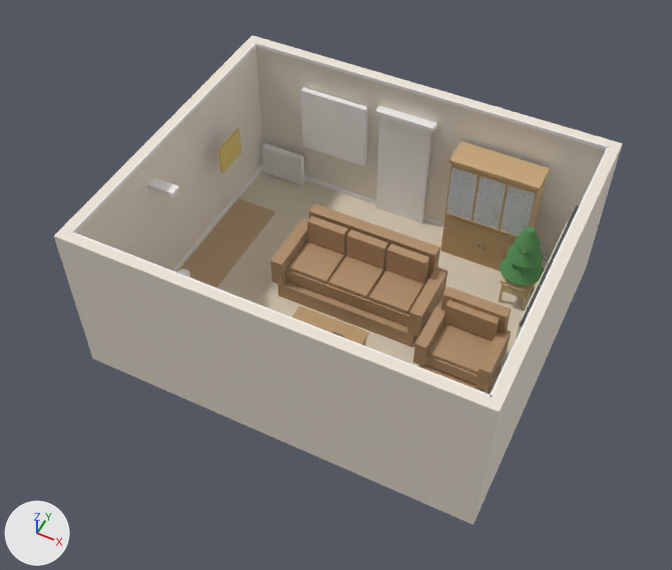
The Blender file blend/42898486.blend, before and after one commit.
Both versions are drawn from a 50 mm camera at (7.17, -6.35, 11.57) aimed at (2.94, 2.11, 1.0). Lighting does not change. The marker at lower left points along +X, +Y and +Z. The first picture is the older version.

In view in the first picture: 'Baseboard_Left', 'Cabinet_Crown', 'Crown_Back', 'Floor', 'FrenchDoor_F_Panel', 'HardwoodFloor_Strip', 'Lamp_Shade', 'Sofa_Back', 'Sofa_Base', 'Tree_Layer_1', 'Tree_Layer_2', 'Tree_Layer_3', 'Wall_Back', 'Wall_Front', 'Wall_Left', 'Wall_Right', 'Window_F_Frame' and 43 more.
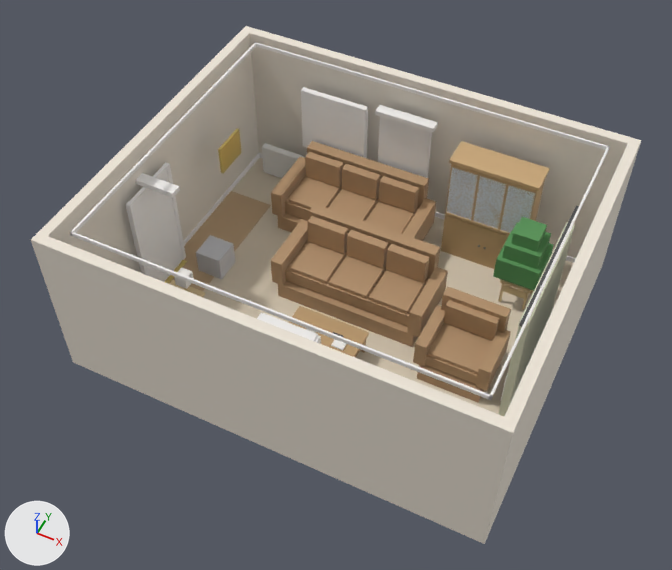
What differs and where, as boxes (x1, y1, x2, y2) in the pictures (672 x 570 px):
'Wall_Back', moved, rescaled (8% wider): before (54, 229, 504, 524); after (31, 232, 518, 544)
'Wall_Front', moved, rescaled (7% wider): before (248, 35, 622, 274); after (241, 26, 641, 268)
'Wall_Left', moved, rescaled (9% wider): before (61, 40, 263, 271); after (39, 31, 259, 273)
'Wall_Right', moved, rescaled: before (478, 147, 620, 513); after (489, 144, 638, 532)
'SofaDup2_Back', added (brown): after (307, 141, 429, 210)
'StoolAdd3', added: after (196, 235, 235, 280)
'Tree_Layer_1', reshaped, rescaled: before (499, 256, 544, 286); after (493, 231, 554, 291)
'SofaDup2_Cushion_1', added (brown): after (289, 177, 341, 210)
'SofaDup2_BackCushion_3', added (brown): after (379, 176, 419, 213)
'SofaDup2_BackCushion_2', added (brown): after (342, 164, 381, 200)
'Baseboard_Left', moved: before (173, 164, 263, 272); after (183, 153, 260, 246)
'SofaDup2_Arm_L', added (brown): after (271, 157, 306, 217)
'SofaDup2_BackCushion_1', added (brown): after (305, 152, 343, 187)
'Tree_Layer_2', reshaped, rescaled: before (507, 243, 543, 268); after (502, 222, 551, 269)
'SofaDup2_Cushion_3', added (brown): after (366, 201, 415, 234)
'SofaDup2_Cushion_2', added (brown): after (329, 189, 378, 221)
'Tree_Layer_3', reshaped, rescaled: before (514, 226, 540, 252); after (511, 217, 547, 252)
'SofaDup2_Arm_R', added (brown): after (403, 198, 436, 241)
'SofaDup2_Seat', added (mostly hidden): after (285, 175, 417, 221)
'SofaDup2_Base', added: after (277, 213, 307, 233)
part 1 of me_cylinder_001, cut back: before (177, 269, 191, 278); after (174, 267, 194, 289)
'FrenchDoor_L_Panel', unchanged, uncovered by the edit: after (130, 166, 183, 282)
'Curtain', unchanged, uncovered by the edit: before (515, 222, 568, 341); after (498, 222, 575, 416)

The change, as a diff of the scene's bpy script:
```diff
--- a/blend/42898486.blend.py
+++ b/blend/42898486.blend.py
@@ me_cylinder_001 @@
-me_cylinder_001.from_pydata(...)  # 64 vertices, 34 faces; spans x -0.1..0.1, y -0.1..0.1, z -0.1..0.1
+me_cylinder_001.from_pydata(...)  # 8 vertices, 6 faces; spans x -0.5..0.5, y -0.5..0.5, z -0.5..0.5
+# me_cylinder_001 part 1: the whole mesh is rebuilt
 me_cylinder_001.materials.append(mat_lampshade_material)
@@ me_cone @@
-me_cone.from_pydata(...)  # 64 vertices, 34 faces; spans x -0.35..0.35, y -0.35..0.35, z -0.2..0.2
+me_cone.from_pydata(...)  # 8 vertices, 6 faces; spans x -0.5..0.5, y -0.5..0.5, z -0.5..0.5
+# me_cone part 2: the whole mesh is rebuilt
 me_cone.materials.append(mat_treegreen_material)
@@ me_cone_001 @@
-me_cone_001.from_pydata(...)  # 64 vertices, 34 faces; spans x -0.28..0.28, y -0.28..0.28, z -0.175..0.175
+me_cone_001.from_pydata(...)  # 8 vertices, 6 faces; spans x -0.5..0.5, y -0.5..0.5, z -0.5..0.5
+# me_cone_001 part 3: the whole mesh is rebuilt
 me_cone_001.materials.append(mat_treegreen_material)
@@ me_cone_002 @@
-me_cone_002.from_pydata(...)  # 64 vertices, 34 faces; spans x -0.2..0.2, y -0.2..0.2, z -0.15..0.15
+me_cone_002.from_pydata(...)  # 8 vertices, 6 faces; spans x -0.5..0.5, y -0.5..0.5, z -0.5..0.5
+# me_cone_002 part 4: the whole mesh is rebuilt
 me_cone_002.materials.append(mat_treegreen_material)
@@ ob_baseboard_left @@
 ob_baseboard_left = bpy.data.objects.new('Baseboard_Left', me_cube_104)
-ob_baseboard_left.location = (0.01, 2.5, 0.05)
+ob_baseboard_left.location = (-0.21, 2.5, 0.05)
@@ ob_wall_back @@
 ob_wall_back = bpy.data.objects.new('Wall_Back', me_cube_002)
-ob_wall_back.location = (3.0, -0.07, 1.35)
+ob_wall_back.location = (3.0, -0.27, 1.35)
+ob_wall_back.scale = (1.07, 1.07, 1.0)
@@ ob_wall_front @@
 ob_wall_front = bpy.data.objects.new('Wall_Front', me_cube_003)
-ob_wall_front.location = (3.0, 5.08, 1.35)
+ob_wall_front.location = (3.0, 5.27, 1.35)
+ob_wall_front.scale = (1.07, 1.07, 1.0)
@@ ob_wall_left @@
 ob_wall_left = bpy.data.objects.new('Wall_Left', me_cube_004)
-ob_wall_left.location = (-0.07, 2.5, 1.35)
+ob_wall_left.location = (-0.3, 2.5, 1.35)
+ob_wall_left.scale = (1.07, 1.07, 1.0)
@@ ob_wall_right @@
 ob_wall_right = bpy.data.objects.new('Wall_Right', me_cube_005)
-ob_wall_right.location = (6.08, 2.5, 1.35)
+ob_wall_right.location = (6.3, 2.5, 1.35)
+ob_wall_right.scale = (1.07, 1.07, 1.0)
@@ ob_tree_layer_1 @@
 ob_tree_layer_1.location = (5.3, 4.0, 0.87)
+ob_tree_layer_1.scale = (0.7, 0.7, 0.4)
@@ ob_tree_layer_2 @@
 ob_tree_layer_2.location = (5.3, 4.0, 1.17)
+ob_tree_layer_2.scale = (0.56, 0.56, 0.35)
@@ ob_tree_layer_3 @@
 ob_tree_layer_3.location = (5.3, 4.0, 1.42)
+ob_tree_layer_3.scale = (0.4, 0.4, 0.3)
@@ ob_sofadup2_seat @@
+ob_sofadup2_seat = bpy.data.objects.new('SofaDup2_Seat', me_cube_026.copy())  # the mesh of ob_sofa_seat
+ob_sofadup2_seat.location = (2.23, 4.19, 0.45)
@@ ob_sofadup2_cushion_3 @@
+ob_sofadup2_cushion_3 = bpy.data.objects.new('SofaDup2_Cushion_3', me_cube_033.copy())  # the mesh of ob_sofa_cushion_3
+ob_sofadup2_cushion_3.location = (2.93, 4.14, 0.6)
@@ ob_sofadup2_cushion_2 @@
+ob_sofadup2_cushion_2 = bpy.data.objects.new('SofaDup2_Cushion_2', me_cube_033.copy())  # the mesh of ob_sofa_cushion_3
+ob_sofadup2_cushion_2.location = (2.23, 4.14, 0.6)
@@ ob_sofadup2_cushion_1 @@
+ob_sofadup2_cushion_1 = bpy.data.objects.new('SofaDup2_Cushion_1', me_cube_033.copy())  # the mesh of ob_sofa_cushion_3
+ob_sofadup2_cushion_1.location = (1.53, 4.14, 0.6)
@@ ob_sofadup2_base @@
+ob_sofadup2_base = bpy.data.objects.new('SofaDup2_Base', me_cube_030.copy())  # the mesh of ob_sofa_base
+ob_sofadup2_base.location = (2.23, 4.19, 0.15)
@@ ob_sofadup2_backcushion_3 @@
+ob_sofadup2_backcushion_3 = bpy.data.objects.new('SofaDup2_BackCushion_3', me_cube_036.copy())  # the mesh of ob_sofa_backcushion_3
+ob_sofadup2_backcushion_3.location = (2.93, 4.49, 0.9)
@@ ob_sofadup2_backcushion_2 @@
+ob_sofadup2_backcushion_2 = bpy.data.objects.new('SofaDup2_BackCushion_2', me_cube_036.copy())  # the mesh of ob_sofa_backcushion_3
+ob_sofadup2_backcushion_2.location = (2.23, 4.49, 0.9)
@@ ob_sofadup2_backcushion_1 @@
+ob_sofadup2_backcushion_1 = bpy.data.objects.new('SofaDup2_BackCushion_1', me_cube_036.copy())  # the mesh of ob_sofa_backcushion_3
+ob_sofadup2_backcushion_1.location = (1.53, 4.49, 0.9)
@@ ob_sofadup2_back @@
+ob_sofadup2_back = bpy.data.objects.new('SofaDup2_Back', me_cube_027.copy())  # the mesh of ob_sofa_back
+ob_sofadup2_back.location = (2.23, 4.72, 0.8)
@@ ob_sofadup2_arm_r @@
+ob_sofadup2_arm_r = bpy.data.objects.new('SofaDup2_Arm_R', me_cube_029.copy())  # the mesh of ob_sofa_arm_r
+ob_sofadup2_arm_r.location = (3.43, 4.19, 0.55)
@@ ob_sofadup2_arm_l @@
+ob_sofadup2_arm_l = bpy.data.objects.new('SofaDup2_Arm_L', me_cube_029.copy())  # the mesh of ob_sofa_arm_r
+ob_sofadup2_arm_l.location = (1.03, 4.19, 0.55)
@@ ob_stooladd3 @@
+ob_stooladd3 = bpy.data.objects.new('StoolAdd3', me_cube_122)  # a box spanning x -0.5..0.5, y -0.5..0.5, z -0.5..0.5; in mat_stooladd3_mat (light grey #cbcbce)
+ob_stooladd3.location = (0.55, 2.39, 0.23)
+ob_stooladd3.scale = (0.45, 0.45, 0.45)
```
